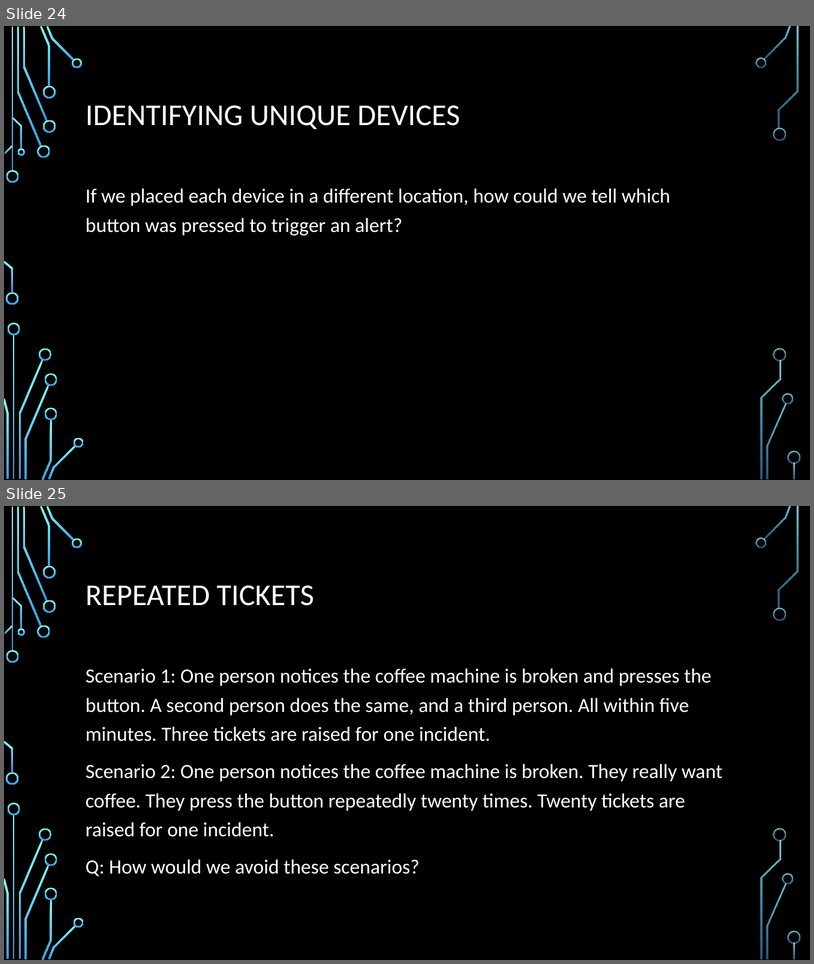
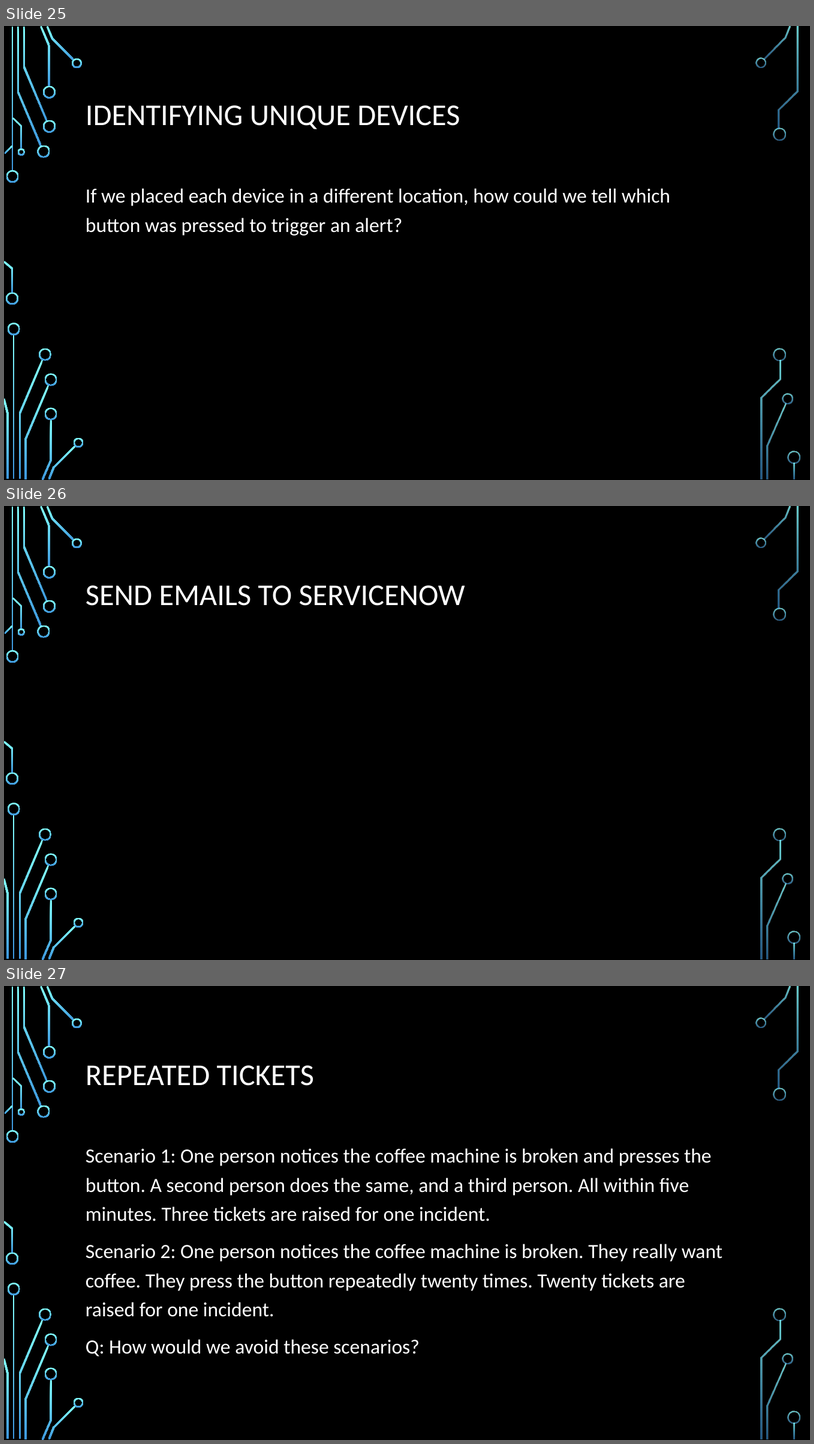
Before and after one commit to andrewjvelez/smap, a slide deck: docs/SMAP Materials Unbranded.pptx. Shown one above the other, each under a label of ours: slides 24 and 25 before the commit, slides 25, 26 and 27 after it. The pictures are 814x964 and 814x1444 pixels, drawn with LibreOffice and Linux fonts; fonts in the diff are those of the drawing; background and template pictures are left out. Boxes give left, top, right and bottom in pixels: in the first picture for what was removed or moved away, otherwise in the second. Text is boxed around its words. In the diff, an @@ line names an element or a change of style, - is before the commit and + after.

```diff
--- a/docs/SMAP Materials Unbranded.pptx
+++ b/docs/SMAP Materials Unbranded.pptx
@@ slide 26 added at (4, 506, 810, 960), background picture (left out); not listed: 36 template elements that a slide beside it also shows @@
@@ title added at (86, 585, 465, 606), 36 pt, text #FFFFFF @@
+SEND EMAILS TO SERVICENOW
@@ what was slide 24 is now slide 25 @@
@@ what was slide 25 is now slide 27 @@
```
Also in this commit, not shown: 1 slide changed, 2 other slides added.
